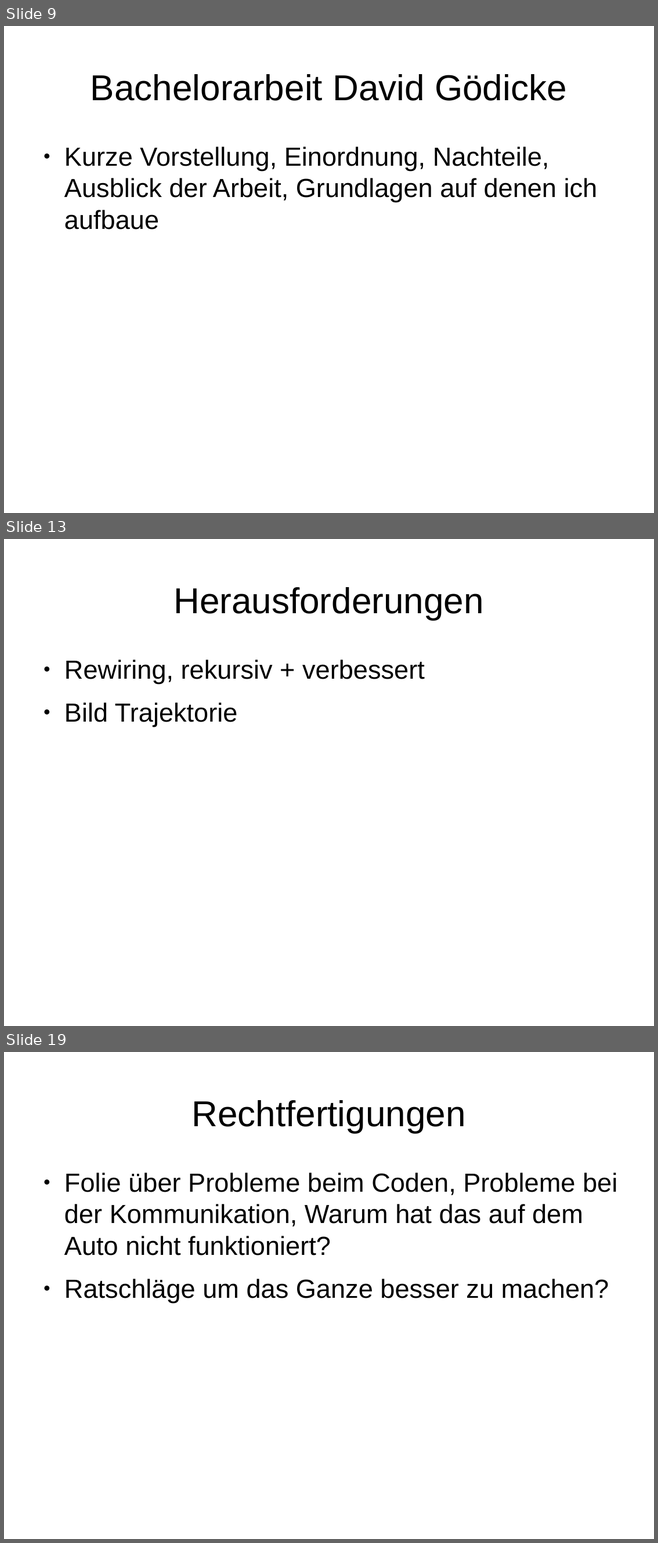
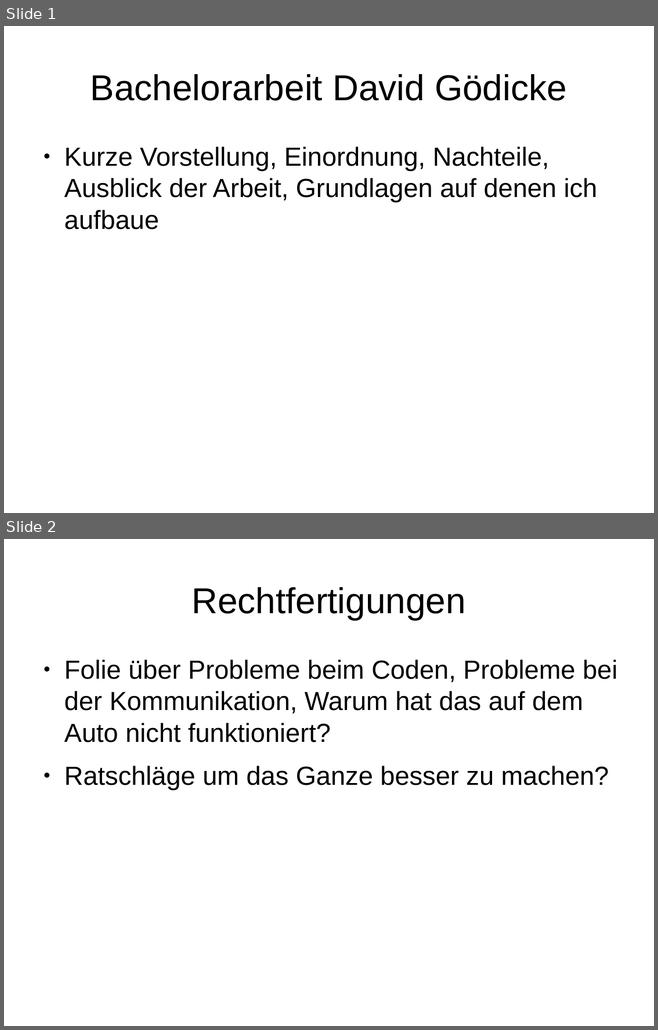
Before and after one commit to bernd96/Bachelorarbeit, a slide deck: Verteidigung/RRT_STAR_Presentation2.odp. Shown one above the other, each under a label of ours: slides 9, 13 and 19 before the commit, slides 1 and 2 after it; the slides between them are not shown. The pictures are 658x1543 and 658x1030 pixels, drawn with LibreOffice and Linux fonts; fonts in the diff are those of the drawing. Boxes give left, top, right and bottom in pixels: in the first picture for what was removed or moved away, otherwise in the second. Text is boxed around its words. In the diff, an @@ line names an element or a change of style, - is before the commit and + after.

```diff
--- a/Verteidigung/RRT_STAR_Presentation2.odp
+++ b/Verteidigung/RRT_STAR_Presentation2.odp
@@ slide 13 removed at (4,539,654,1026), background #FFFFFF @@
@@ title removed at (173,587,484,620) @@
-Herausforderungen
@@ text removed at (64,660,424,727) @@
-● Rewiring, rekursiv + verbessert
-● Bild Trajektorie
@@ what was slide 9 is now slide 1 @@
@@ what was slide 19 is now slide 2 @@
```
Also in this commit, not shown: 17 other slides removed, 24 other files.
